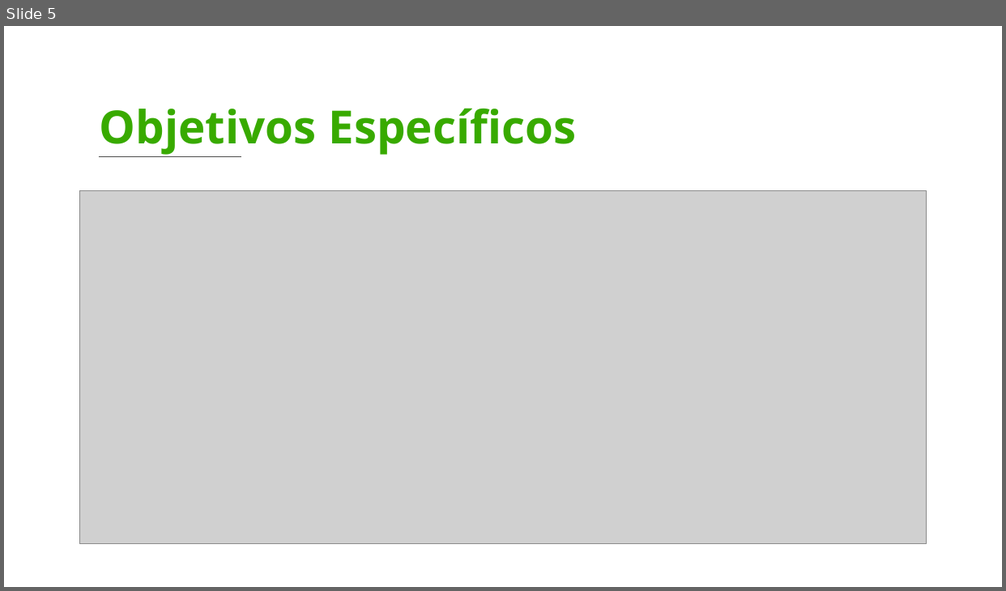
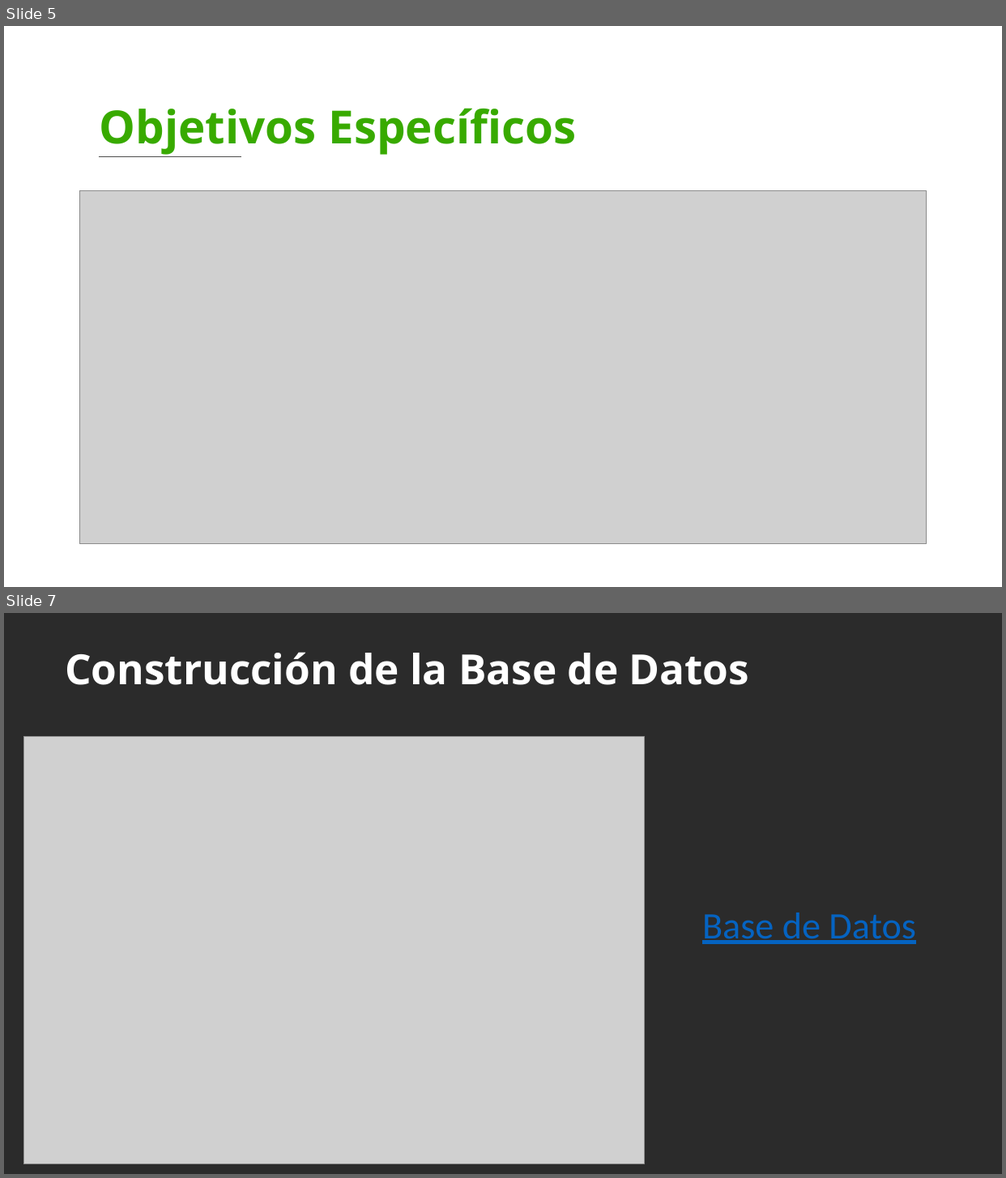
Before and after one commit to BrandonDuv033/Panify, a slide deck: Cuarto Trimestre/Presentación - 4 Trimestre.pptx. Shown one above the other, each under a label of ours: slide 5 before the commit, slides 5 and 7 after it; the slides between them are not shown. The pictures are 1006x591 and 1006x1178 pixels, drawn with LibreOffice and Linux fonts; fonts in the diff are those of the drawing; grey boxes stand for pictures; background and template pictures are left out; a plain dark background stands for a picture behind light text. Boxes give left, top, right and bottom in pixels: in the first picture for what was removed or moved away, otherwise in the second. Text is boxed around its words. In the diff, an @@ line names an element or a change of style, - is before the commit and + after.

Commit message:
docs: actualizar presentación del cuarto trimestre
Se actualiza la presentación de los entregables del cuarto trimestre agregando el modelo relacional actualizado de la base de datos de Panify y vinculando un hipervínculo para facilitar la visualización del modelo en mayor resolución.

```diff
--- a/Cuarto Trimestre/Presentación - 4 Trimestre.pptx
+++ b/Cuarto Trimestre/Presentación - 4 Trimestre.pptx
@@ slide 7 added at [4,613,1002,1174], background picture (left out) @@
@@ text added at [65,652,749,685], 40 pt, text #FFFFFF, bold @@
+Construcción de la Base de Datos
@@ picture added at [23,736,644,1164] @@
@@ text added at [702,913,916,944], 36 pt, text #0563C1, underline @@
+Base de Datos
```
Also in this commit, not shown: 2 slides changed, 2 other slides added, 8 slides removed.
